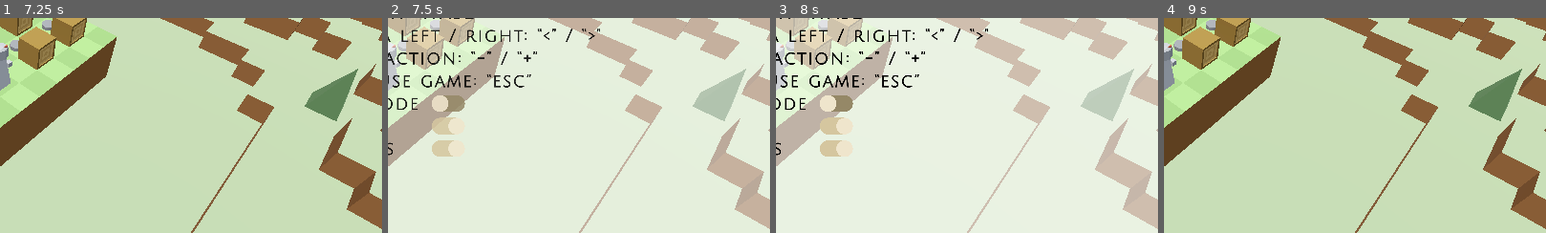
Above: before the commit, frames 1-4 (left to right).
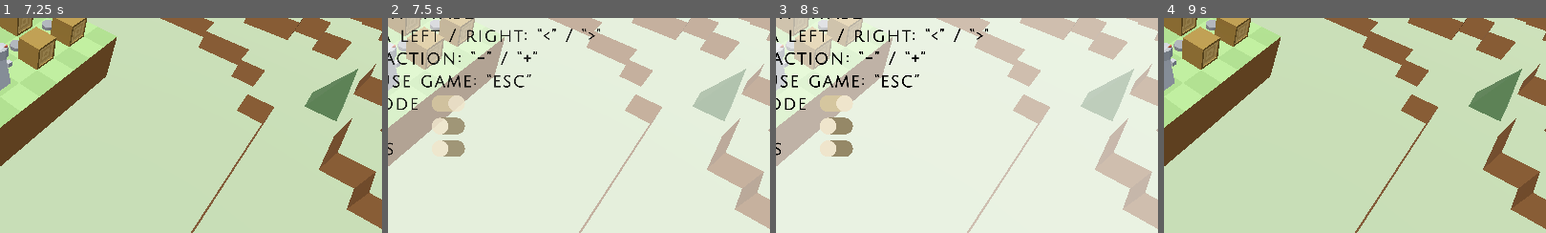
Above: after the commit, the same moments.

Repository: Jnight1104/Iso-Journey
Game: Godot game, scene res://Scenes/Level_9.tscn
Two runs of this game, one before a commit and one after it. Both use one fixed random seed, a clock stepped at 60 frames per second and the inputs below. This scene is started directly instead of the project's main scene. Sound files missing from this copy of the repository are replaced by a short silence.
Inputs (mouse positions are % of the whole screen's width and height, from its top left):
- Up to frame 1 (7.25 s): click (50, 95) at 0.5 s; click (50, 95) at 1.25 s; click (50, 95) at 2 s; click (42, 95) at 2.75 s; click (58, 95) at 3.5 s; click (42, 95) at 4.25 s; click (58, 95) at 5 s; click (42, 95) at 5.75 s; click (58, 95) at 6.5 s
- Up to frame 2 (7.5 s): click (50, 87) at 7.25 s
- Up to frame 3 (8 s): no input
- Up to frame 4 (9 s): click (50, 87) at 8 s; tap Enter at 8.75 s; move the mouse to (72, 45) at 8.77 s
The pictures show only the part of the screen within x 50-100%, y 33-83%; the shares and areas given below are measured in that part.

Frame 1 is identical in both runs. In frame 2, 1.8% of the frame differs, in the area x 11-21%, y 36-65%; in frame 3, 1.8%; in frame 4, nothing differs.

Commit message:
Improved saving reliability

Diff:
--- a/Scripts/options_menu.gd
+++ b/Scripts/options_menu.gd
@@ -45,12 +45,7 @@
 
 
 func _back_button_pressed():
-	var file = save.new()
-	file.fast_mode = global.fast_mode
-	file.music_on = global.music_on
-	file.sound_on = global.sound_on
-	file.levels_unlocked = global.levels_unlocked
-	ResourceSaver.save(file, "res://Scripts/save.tres")
+	save_data()
 	$Fade.show()
 	fade_target = FADE_IN
 	$Fade_timer.start(FADE_TIME)
@@ -78,6 +73,7 @@
 	else:
 		$Fast_mode_button/Toggle.play()
 		global.fast_mode = false
+	save_data()
 
 
 func _fast_mode_mouse_entered():
@@ -97,6 +93,7 @@
 		$Music_button/Toggle2.play()
 		global.music_on = false
 		music_stop.emit()
+	save_data()
 
 
 func _music_mouse_entered():
@@ -114,6 +111,7 @@
 	else:
 		$Sounds_button/Toggle3.play()
 		global.sound_on = false
+	save_data()
 
 
 func _sounds_mouse_entered():
@@ -122,3 +120,12 @@
 
 func _sounds_mouse_exited():
 	$Sounds_button.set_modulate(TRANSPARENT)
+
+
+func save_data():
+	var file = save.new()
+	file.fast_mode = global.fast_mode
+	file.music_on = global.music_on
+	file.sound_on = global.sound_on
+	file.levels_unlocked = global.levels_unlocked
+	ResourceSaver.save(file, "res://Scripts/save.tres")
--- a/Scripts/pause_menu.gd
+++ b/Scripts/pause_menu.gd
@@ -63,12 +63,7 @@
 			if global.paused == false:
 				pause()
 			else:
-				var file = save.new()
-				file.fast_mode = global.fast_mode
-				file.music_on = global.music_on
-				file.sound_on = global.sound_on
-				file.levels_unlocked = global.levels_unlocked
-				ResourceSaver.save(file, "res://Scripts/save.tres")
+				save_data()
 				resume()
 	transparency.a = lerp(transparency.a, transparency_target, TRANSPARENCY_SCALE * delta)
 	$Pause_screen_ui.set_modulate(transparency)
@@ -115,24 +110,14 @@
 
 # Resumes the game on resume button pressed
 func _resume_button_pressed():
-	var file = save.new()
-	file.fast_mode = global.fast_mode
-	file.music_on = global.music_on
-	file.sound_on = global.sound_on
-	file.levels_unlocked = global.levels_unlocked
-	ResourceSaver.save(file, "res://Scripts/save.tres")
+	save_data()
 	resume()
 
 
 # Quits the game on quit button pressed
 func _quit_button_pressed():
 	fading = true
-	var file = save.new()
-	file.fast_mode = global.fast_mode
-	file.music_on = global.music_on
-	file.sound_on = global.sound_on
-	file.levels_unlocked = global.levels_unlocked
-	ResourceSaver.save(file, "res://Scripts/save.tres")
+	save_data()
 	$Fade.show()
 	global.paused = true
 	global.undoing = false
@@ -222,6 +207,7 @@
 	else:
 		fast_mode_toggle.play()
 		global.fast_mode = false
+	save_data()
 
 
 func _fast_mode_mouse_entered():
@@ -241,6 +227,7 @@
 		music_toggle.play()
 		global.music_on = false
 		music_stop.emit()
+	save_data()
 
 
 func _music_mouse_entered():
@@ -258,6 +245,7 @@
 	else:
 		sounds_toggle.play()
 		global.sound_on = false
+	save_data()
 
 
 func _sounds_mouse_entered():
@@ -266,3 +254,12 @@
 
 func _sounds_mouse_exited():
 	sounds_button.set_modulate(NORMAL)
+
+
+func save_data():
+	var file = save.new()
+	file.fast_mode = global.fast_mode
+	file.music_on = global.music_on
+	file.sound_on = global.sound_on
+	file.levels_unlocked = global.levels_unlocked
+	ResourceSaver.save(file, "res://Scripts/save.tres")
--- a/Scripts/save.tres
+++ b/Scripts/save.tres
@@ -7,4 +7,4 @@
 fast_mode = false
 music_on = true
 sound_on = true
-levels_unlocked = 11
+levels_unlocked = 7
--- a/Scripts/win_screen.gd
+++ b/Scripts/win_screen.gd
@@ -35,12 +35,7 @@
 		$Success_sound.play()
 	if global.level == global.levels_unlocked:
 		global.levels_unlocked = global.level + PLUS_ONE
-	var file = save.new()
-	file.fast_mode = global.fast_mode
-	file.music_on = global.music_on
-	file.sound_on = global.sound_on
-	file.levels_unlocked = global.levels_unlocked
-	ResourceSaver.save(file, "res://Scripts/save.tres")
+	save_data()
 	self.show()
 
 
@@ -105,3 +100,12 @@
 
 func _next_level_mouse_exited():
 	$Next_level_button.set_modulate(TRANSPARENT)
+
+
+func save_data():
+	var file = save.new()
+	file.fast_mode = global.fast_mode
+	file.music_on = global.music_on
+	file.sound_on = global.sound_on
+	file.levels_unlocked = global.levels_unlocked
+	ResourceSaver.save(file, "res://Scripts/save.tres")
